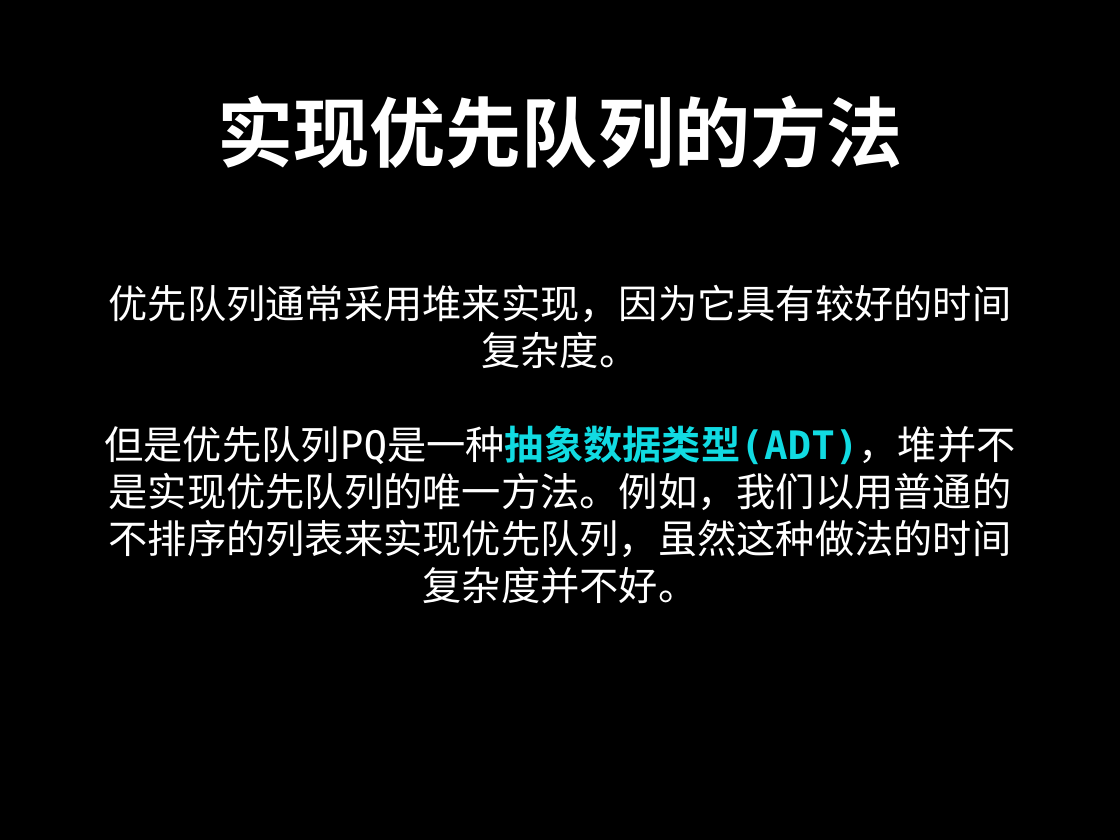
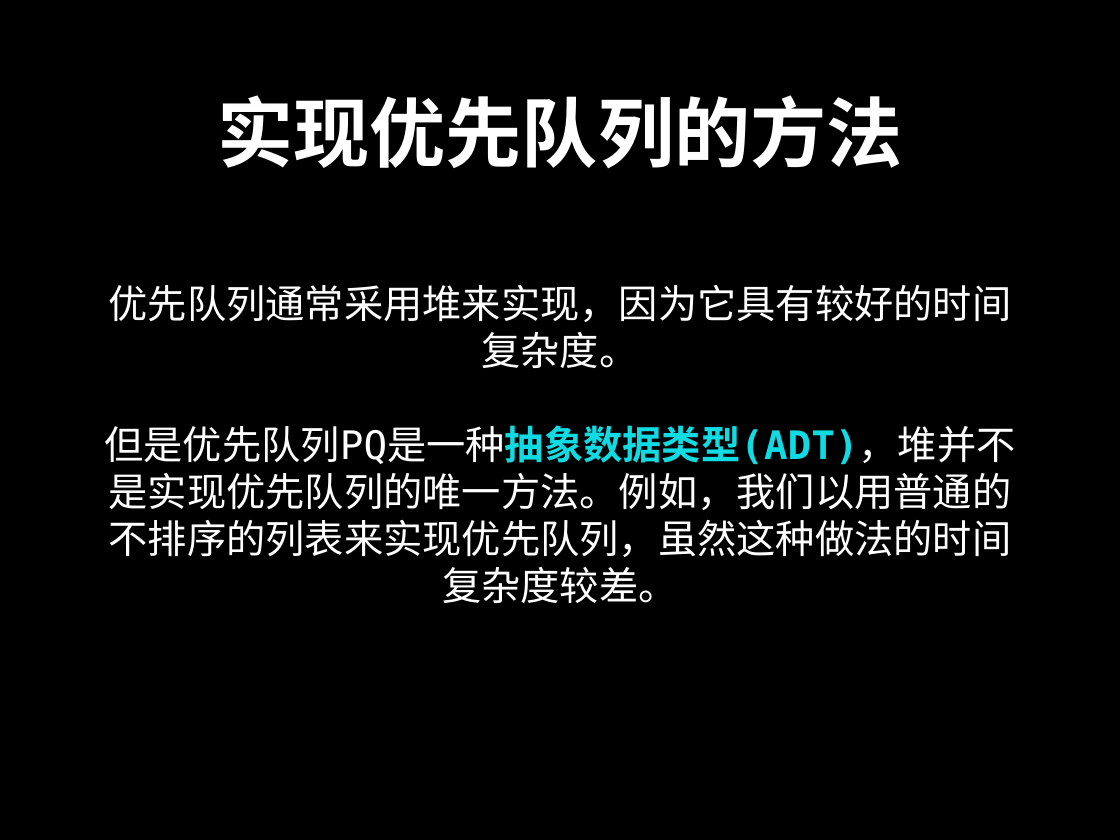
Before and after one commit to spring2go/Algorithms, a slide deck: slide 79 of slides/datastructures/priorityqueue/PriorityQueue.pptx. Drawn at 1120x840 pixels with LibreOffice and Linux fonts; fonts in the diff are those of the drawing. Boxes give left, top, right and bottom in pixels: in the first picture for what was removed or moved away, otherwise in the second. Text is boxed around its words. In the diff, an @@ line names an element or a change of style, - is before the commit and + after.

```diff
--- a/slides/datastructures/priorityqueue/PriorityQueue.pptx
+++ b/slides/datastructures/priorityqueue/PriorityQueue.pptx
@@ text at box(105, 425, 1016, 603): text changed @@
-但是优先队列PQ是一种抽象数据类型(ADT)，堆并不是实现优先队列的唯一方法。例如，我们以用普通的不排序的列表来实现优先队列，虽然这种做法的时间复杂度并不好。
+但是优先队列PQ是一种抽象数据类型(ADT)，堆并不是实现优先队列的唯一方法。例如，我们以用普通的不排序的列表来实现优先队列，虽然这种做法的时间复杂度较差。
```
Also in this commit, not shown: 36 other slides changed, 4 slides added, 4 slides removed.
